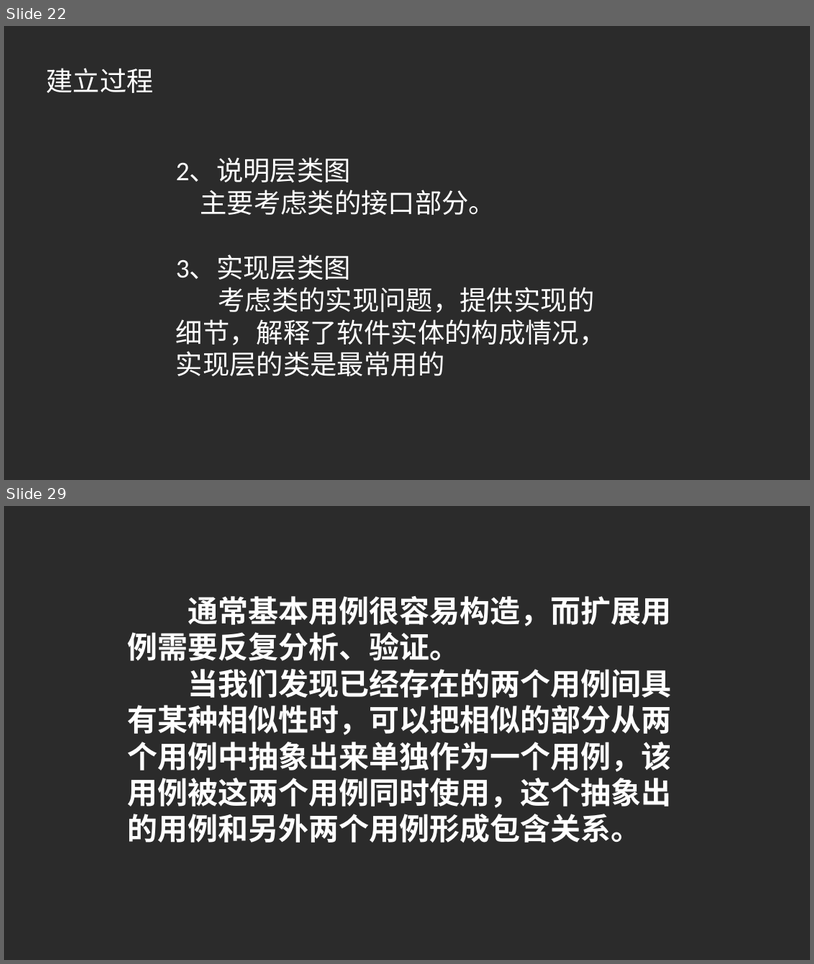
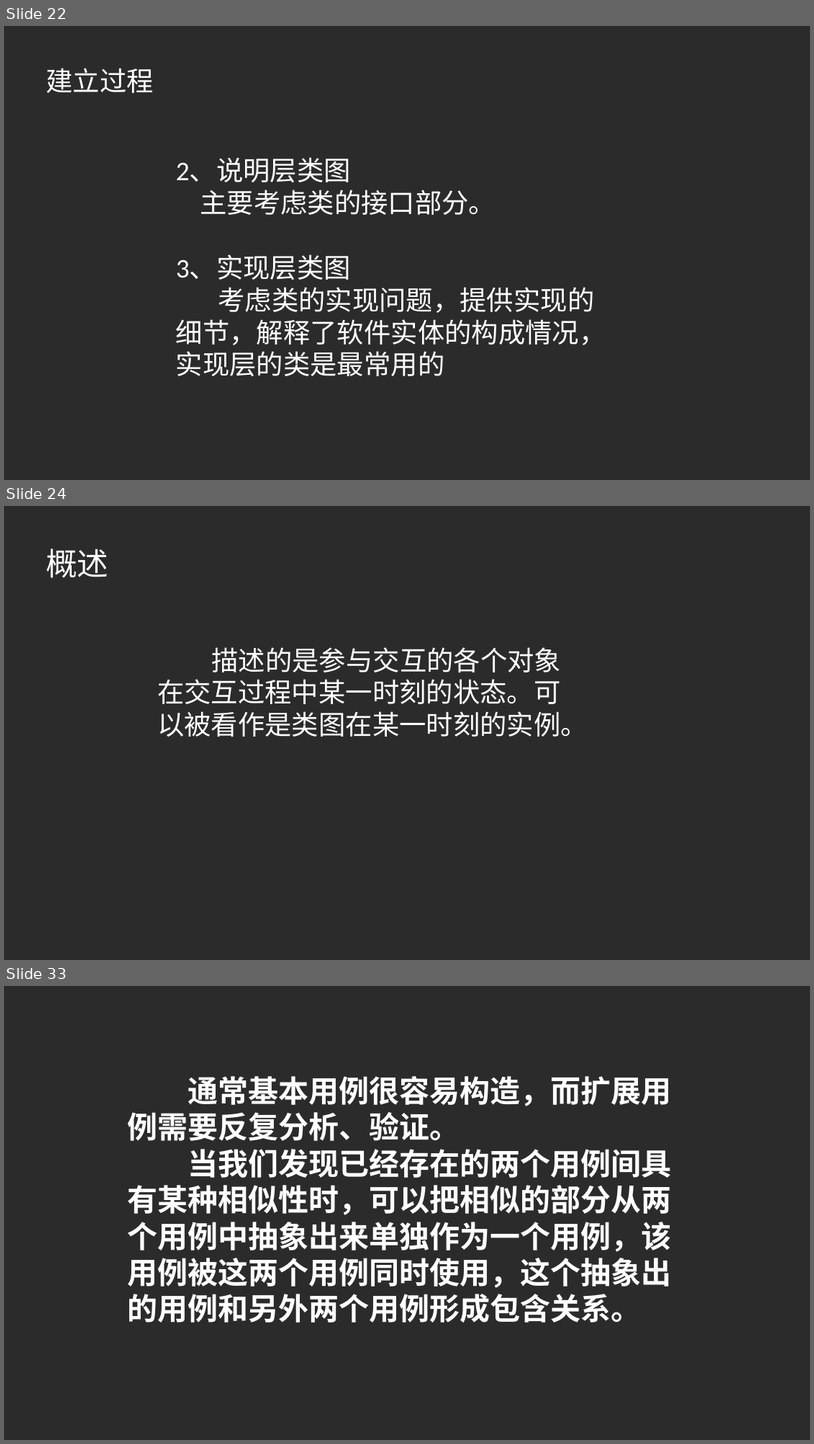
Before and after one commit to PRD2017G23/-, a slide deck: UML基础_图.pptx. Shown one above the other, each under a label of ours: slides 22 and 29 before the commit, slides 22, 24 and 33 after it; the slides between them are not shown. The pictures are 814x964 and 814x1444 pixels, drawn with LibreOffice and Linux fonts; fonts in the diff are those of the drawing; background and template pictures are left out; a plain dark background stands for a picture behind light text. Boxes give left, top, right and bottom in pixels: in the first picture for what was removed or moved away, otherwise in the second. Text is boxed around its words. In the diff, an @@ line names an element or a change of style, - is before the commit and + after.

```diff
--- a/UML基础_图.pptx
+++ b/UML基础_图.pptx
@@ slide 24 added at box(4, 506, 810, 960), background picture (left out) @@
@@ text added at box(46, 548, 108, 578), 37.3 pt, text #FFFFFF @@
+概述
@@ text added at box(157, 647, 588, 736), 32 pt, text #FFFFFF @@
+描述的是参与交互的各个对象在交互过程中某一时刻的状态。可以被看作是类图在某一时刻的实例。
@@ what was slide 29 is now slide 33 @@
```
Also in this commit, not shown: 4 slides changed, 3 other slides added.
